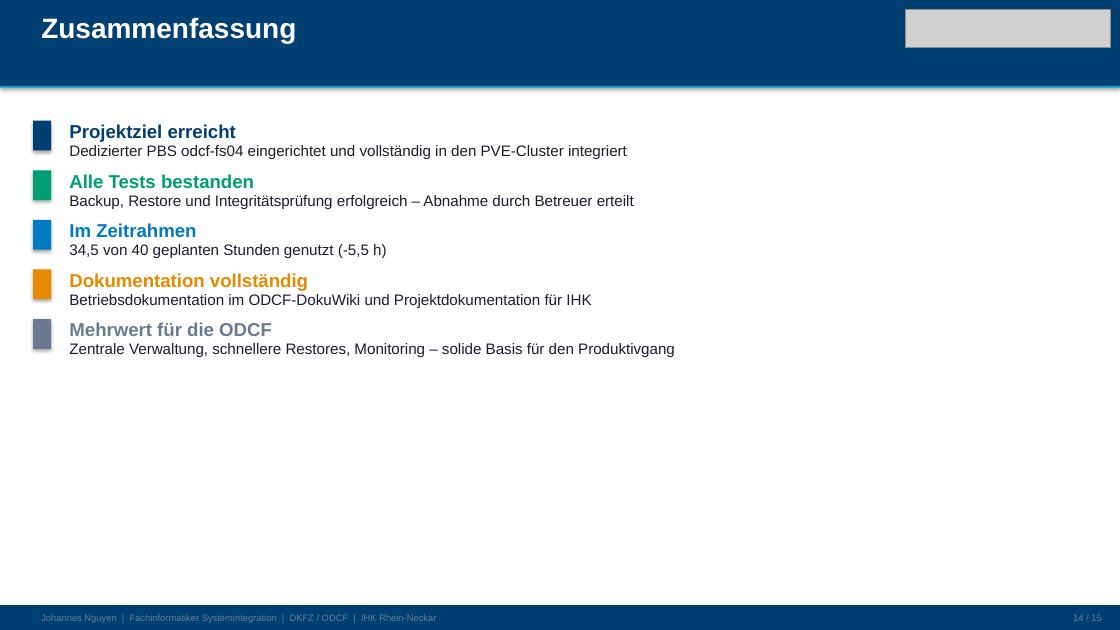
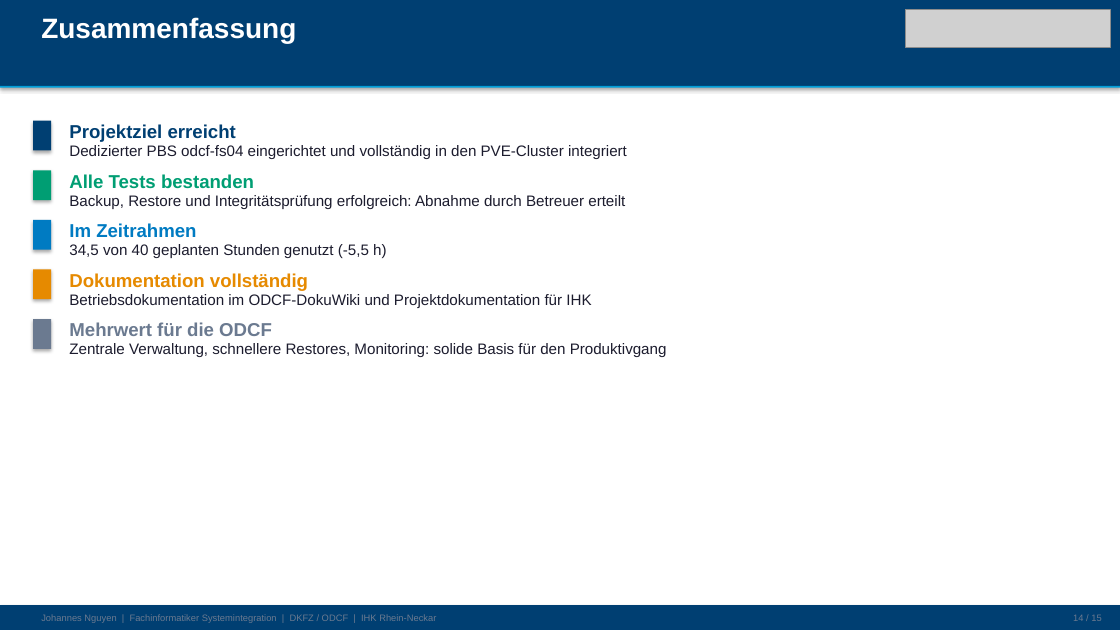
Before and after one commit to j551n-ncloud/doku, a slide deck: slide 14 of Praesentaion_Nguyen_Johannes.pptx. Drawn at 1120x630 pixels with LibreOffice and Linux fonts; fonts in the diff are those of the drawing; grey boxes stand for pictures. Boxes give left, top, right and bottom in pixels: in the first picture for what was removed or moved away, otherwise in the second. Text is boxed around its words. In the diff, an @@ line names an element or a change of style, - is before the commit and + after.

```diff
--- a/Praesentaion_Nguyen_Johannes.pptx
+++ b/Praesentaion_Nguyen_Johannes.pptx
@@ text at [69,195,625,209]: text changed @@
-Backup, Restore und Integritätsprüfung erfolgreich – Abnahme durch Betreuer erteilt
+Backup, Restore und Integritätsprüfung erfolgreich: Abnahme durch Betreuer erteilt
@@ text at [69,343,667,357]: text changed @@
-Zentrale Verwaltung, schnellere Restores, Monitoring – solide Basis für den Produktivgang
+Zentrale Verwaltung, schnellere Restores, Monitoring: solide Basis für den Produktivgang
```
Also in this commit, not shown: 13 other slides changed.
